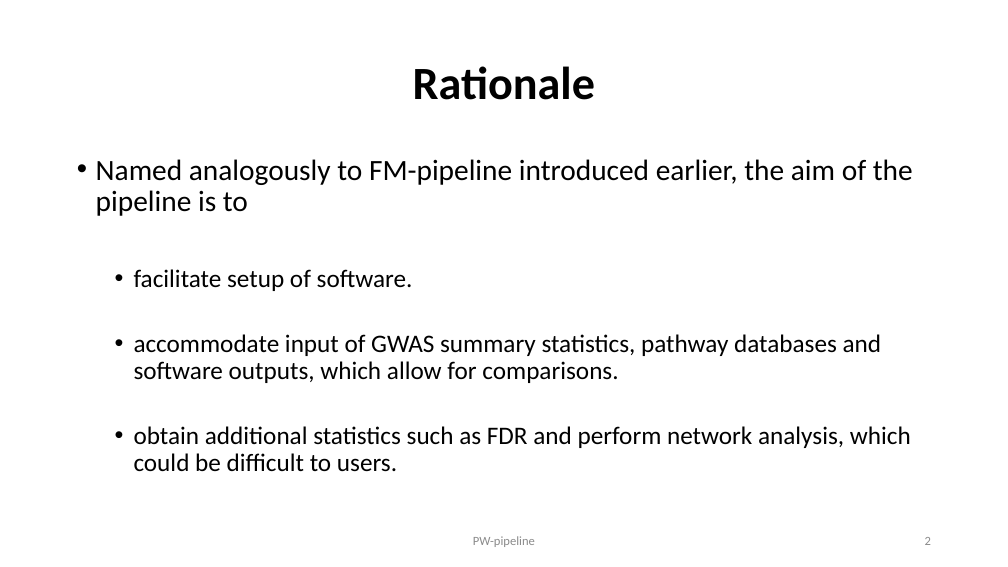
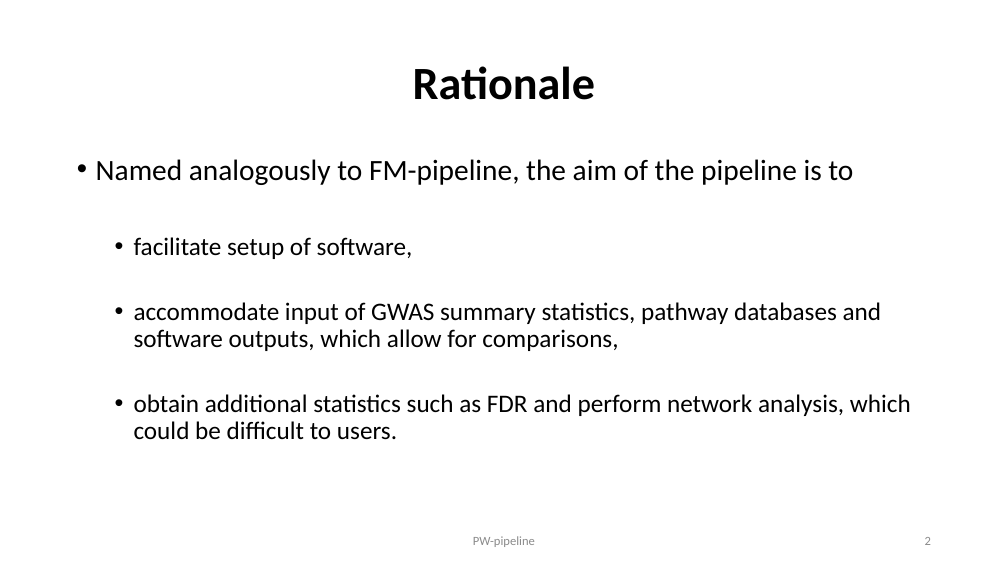
Before and after one commit to jinghuazhao/PW-pipeline, a slide deck: slide 2 of README.pptx. Drawn at 1008x567 pixels with LibreOffice and Linux fonts; fonts in the diff are those of the drawing. Boxes give left, top, right and bottom in pixels: in the first picture for what was removed or moved away, otherwise in the second. Text is boxed around its words. In the diff, an @@ line names an element or a change of style, - is before the commit and + after.

```diff
--- a/README.pptx
+++ b/README.pptx
@@ text at [96, 159, 882, 351]: text changed @@
-• Named analogously to FM-pipeline introduced earlier, the aim of the pipeline is to
-  • facilitate setup of software.
-  • accommodate input of GWAS summary statistics, pathway databases and software outputs, which allow for comparisons.
+• Named analogously to FM-pipeline, the aim of the pipeline is to
+  • facilitate setup of software,
+  • accommodate input of GWAS summary statistics, pathway databases and software outputs, which allow for comparisons,
```
Also in this commit, not shown: 2 other slides changed, 2 other files.
